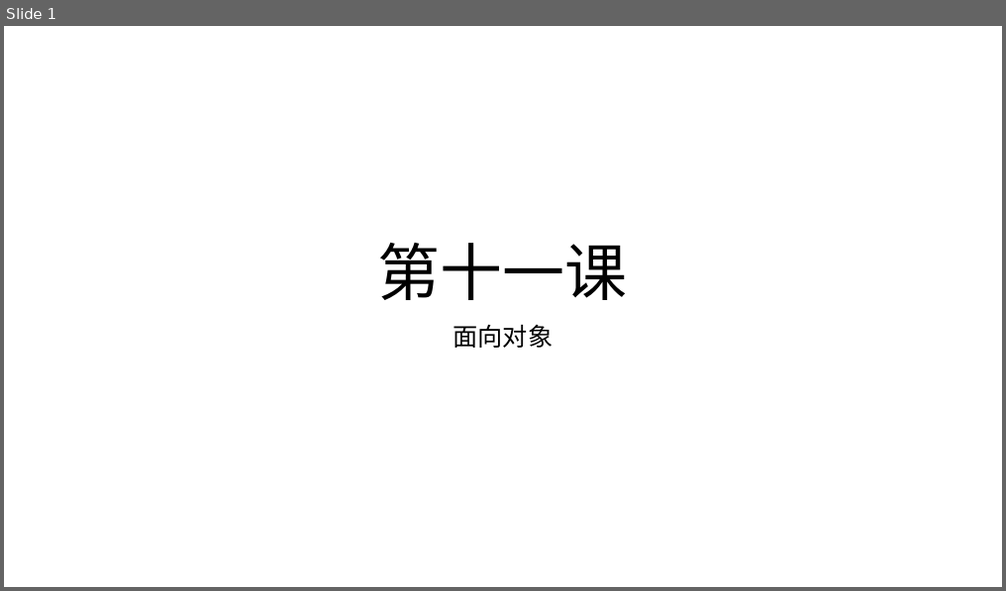
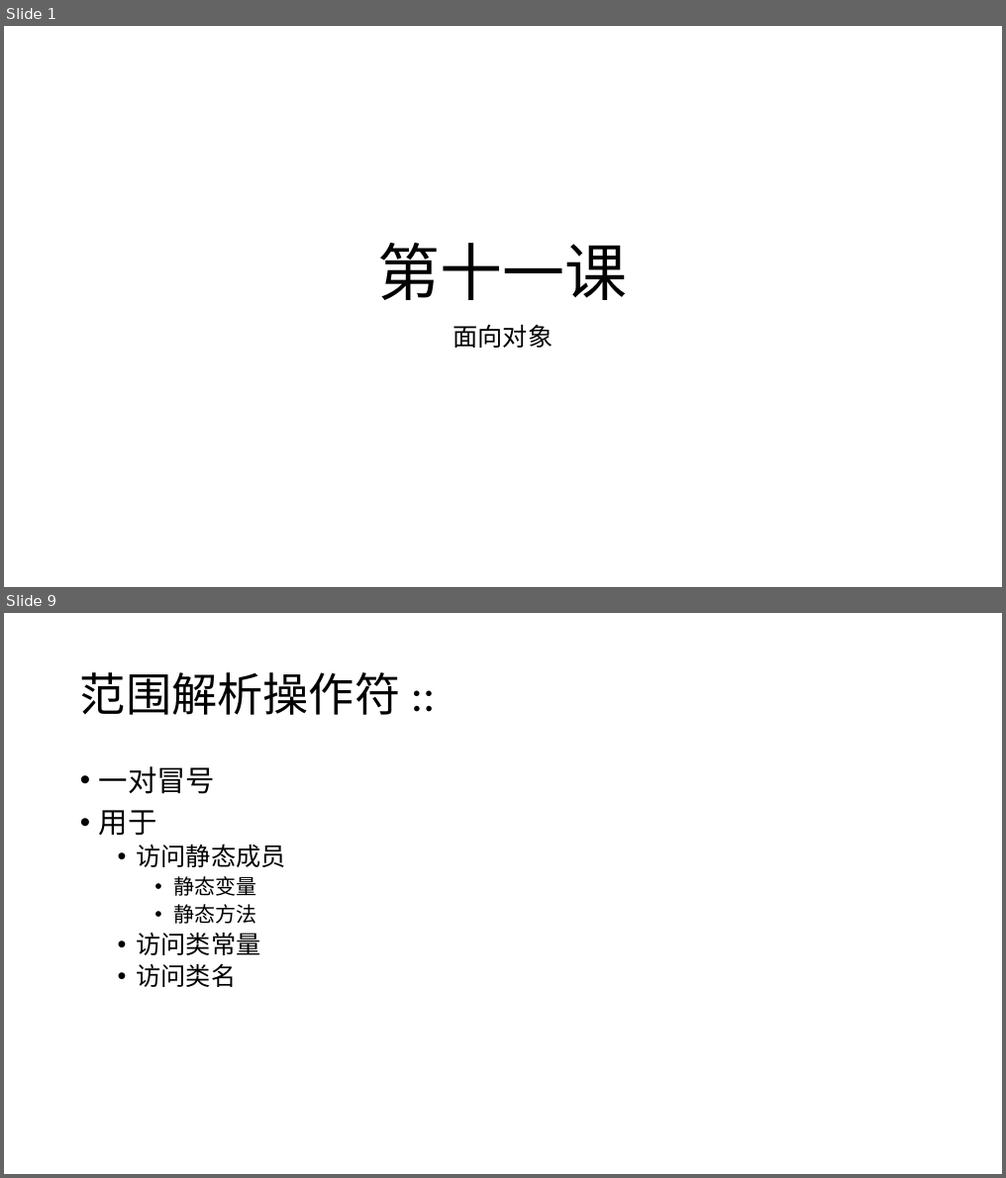
Before and after one commit to zhan3333/php-example, a slide deck: doc/ppt/第十一课-php面向对象.pptx. Shown one above the other, each under a label of ours: slide 1 before the commit, slides 1 and 9 after it; the slides between them are not shown. The pictures are 1006x591 and 1006x1178 pixels, drawn with LibreOffice and Linux fonts; fonts in the diff are those of the drawing. Boxes give left, top, right and bottom in pixels: in the first picture for what was removed or moved away, otherwise in the second. Text is boxed around its words. In the diff, an @@ line names an element or a change of style, - is before the commit and + after.

```diff
--- a/doc/ppt/第十一课-php面向对象.pptx
+++ b/doc/ppt/第十一课-php面向对象.pptx
@@ slide 9 added at [4,613,1002,1174], background #FFFFFF @@
@@ title added at [80,672,400,715], 44 pt, text #000000 @@
+范围解析操作符 ::
@@ text added at [99,766,286,987], 24 pt, text #000000 @@
+• 一对冒号
+• 用于
+  • 访问静态成员
+    • 静态变量
+    • 静态方法
+  • 访问类常量
+  • 访问类名
```
Also in this commit, not shown: 8 other slides added, 8 other files.
